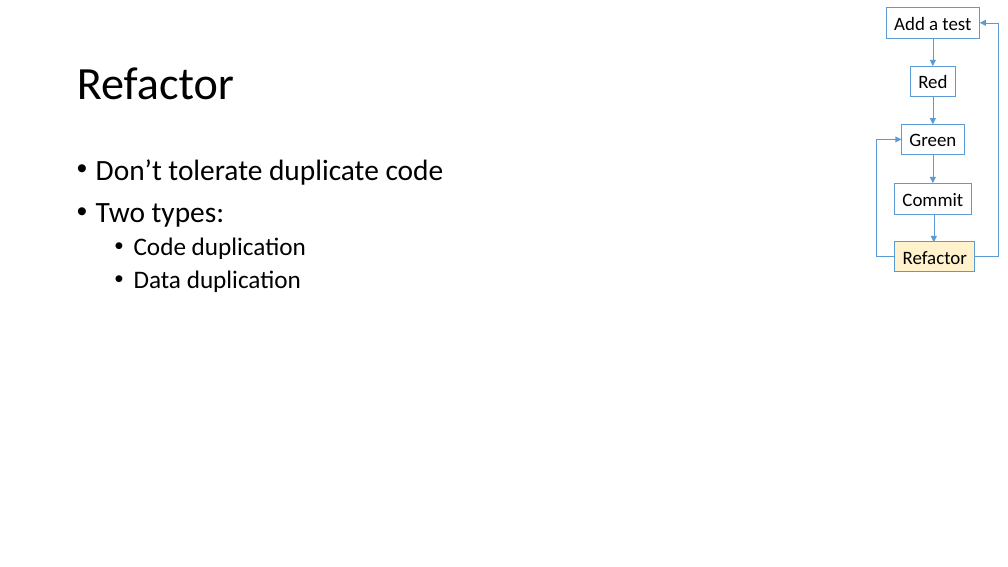
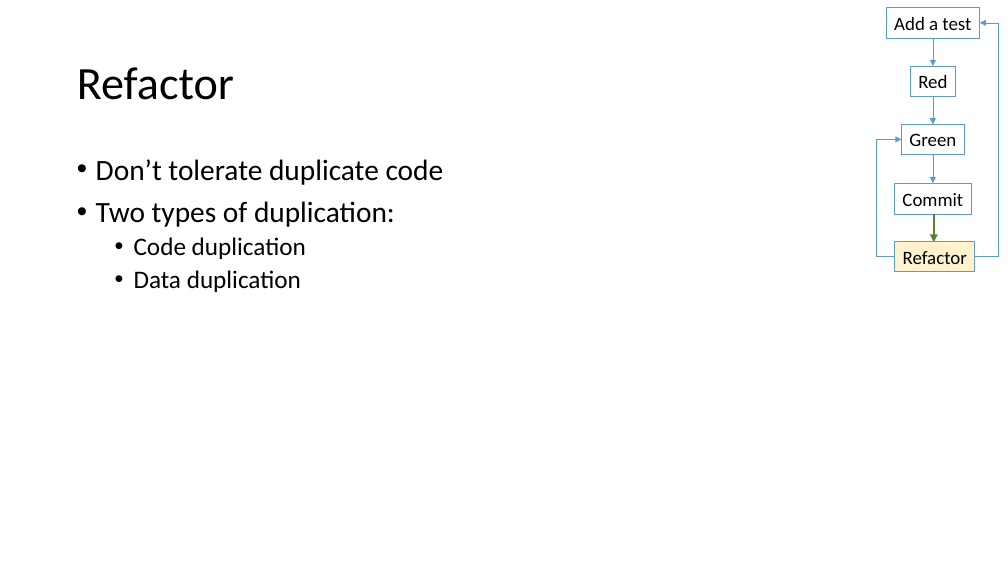
Before and after one commit to LlanddewiLovesYou/TDD_Darts, a slide deck: slide 26 of curriculum.pptx. Drawn at 1008x567 pixels with LibreOffice and Linux fonts; fonts in the diff are those of the drawing. Boxes give left, top, right and bottom in pixels: in the first picture for what was removed or moved away, otherwise in the second. Text is boxed around its words. In the diff, an @@ line names an element or a change of style, - is before the commit and + after.

```diff
--- a/curriculum.pptx
+++ b/curriculum.pptx
@@ text at [96,201,395,227]: text changed @@
-• Two types:
+• Two types of duplication:
@@ arrow (934, 214) - (934, 242): stroke #5B9BD5 0.5 pt to #548235 2.5 pt @@
```
Also in this commit, not shown: 21 other slides changed.
